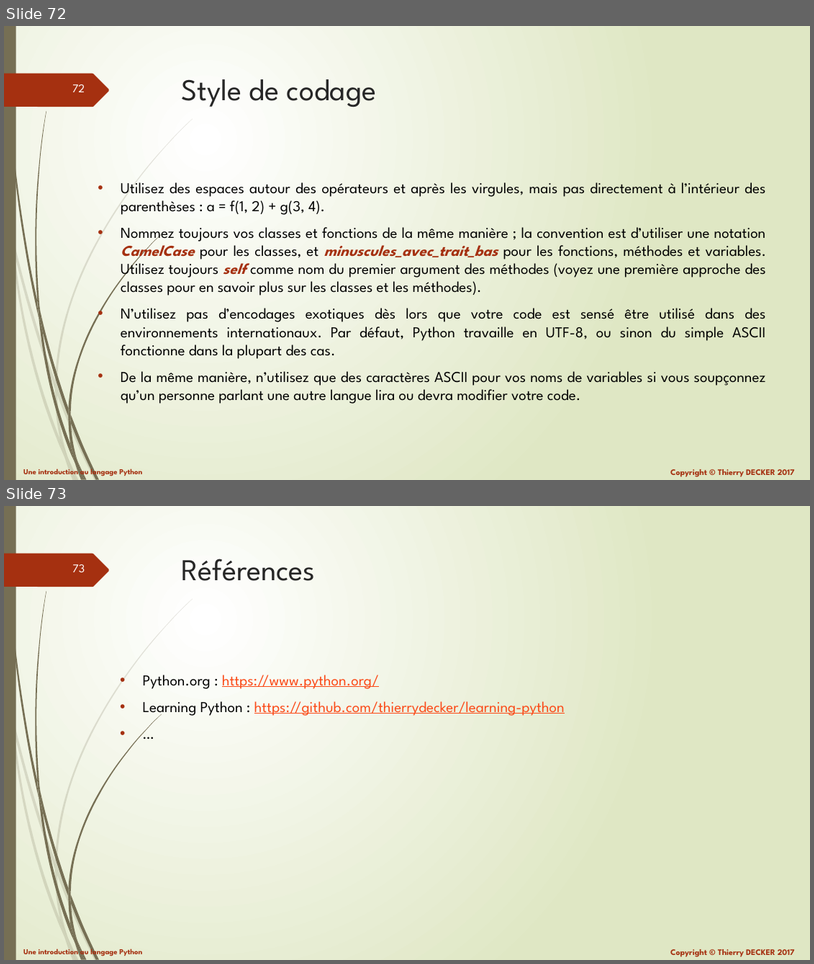
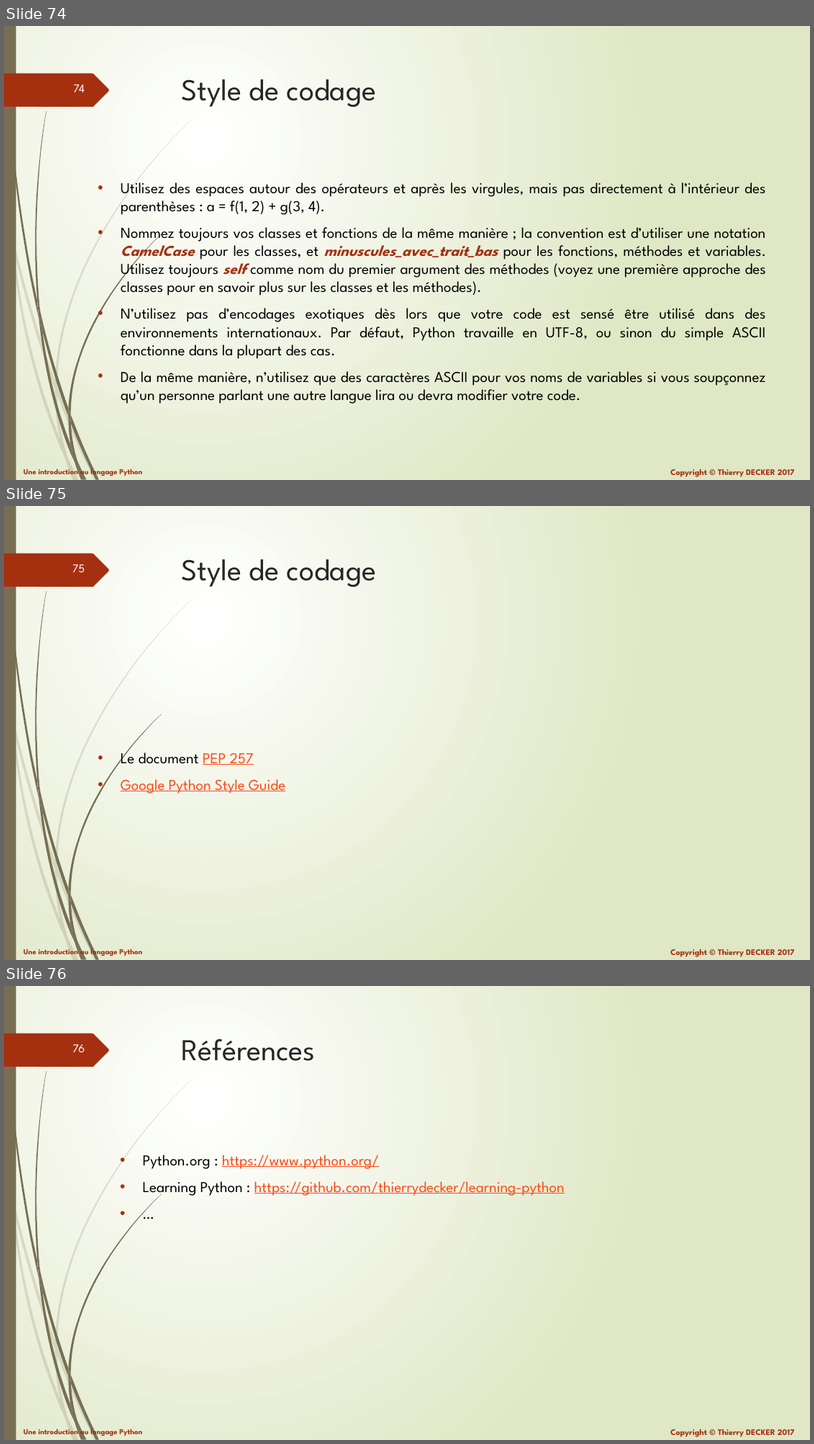
Before and after one commit to VikmanTheRacoon/learning-python, a slide deck: documentations/learning-python.pptx. Shown one above the other, each under a label of ours: slides 72 and 73 before the commit, slides 74, 75 and 76 after it. The pictures are 814x964 and 814x1444 pixels, drawn with LibreOffice and Linux fonts; fonts in the diff are those of the drawing. Boxes give left, top, right and bottom in pixels: in the first picture for what was removed or moved away, otherwise in the second. Text is boxed around its words. In the diff, an @@ line names an element or a change of style, - is before the commit and + after.

Commit message:
Updated documentation

```diff
--- a/documentations/learning-python.pptx
+++ b/documentations/learning-python.pptx
@@ slide 75 added at bbox=[4, 506, 810, 960], background gradient #FFFFFF to #DFE8C4; not listed: 27 template elements that a slide beside it also shows @@
@@ title added at bbox=[182, 559, 376, 587], 36 pt, text #262626 @@
+Style de codage
@@ text added at bbox=[121, 748, 286, 793], 18 pt, text #FB4A18, underline @@
+• Le document PEP 257
+• Google Python Style Guide
@@ what was slide 72 is now slide 74 @@
@@ page number at bbox=[74, 84, 85, 92]: text changed @@
-72
+74
@@ what was slide 73 is now slide 76 @@
@@ page number at bbox=[73, 1044, 85, 1052]: text changed @@
-73
+76
```
Also in this commit, not shown: 1 slide changed, 2 other slides added, 1 other file.
